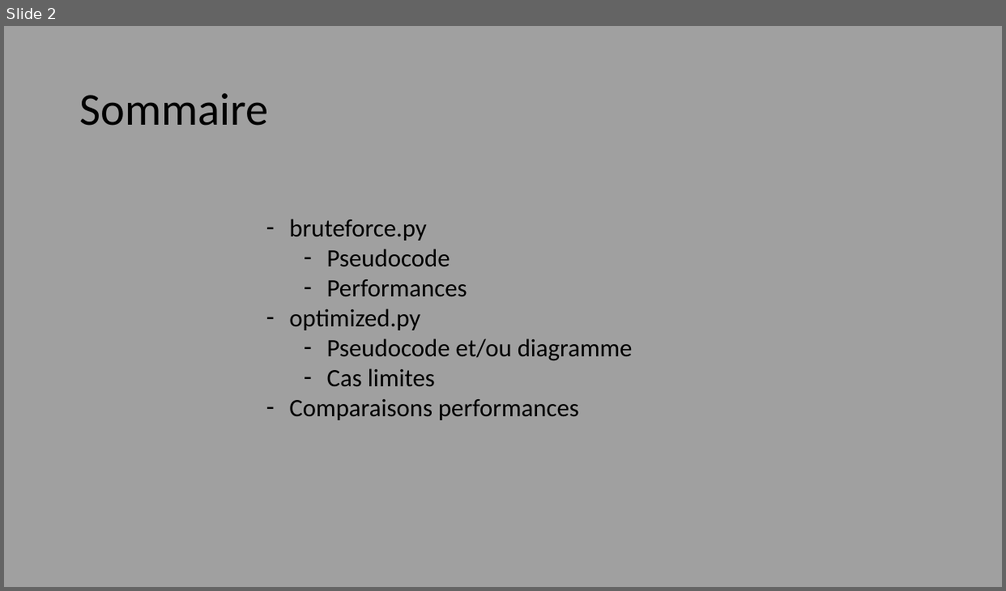
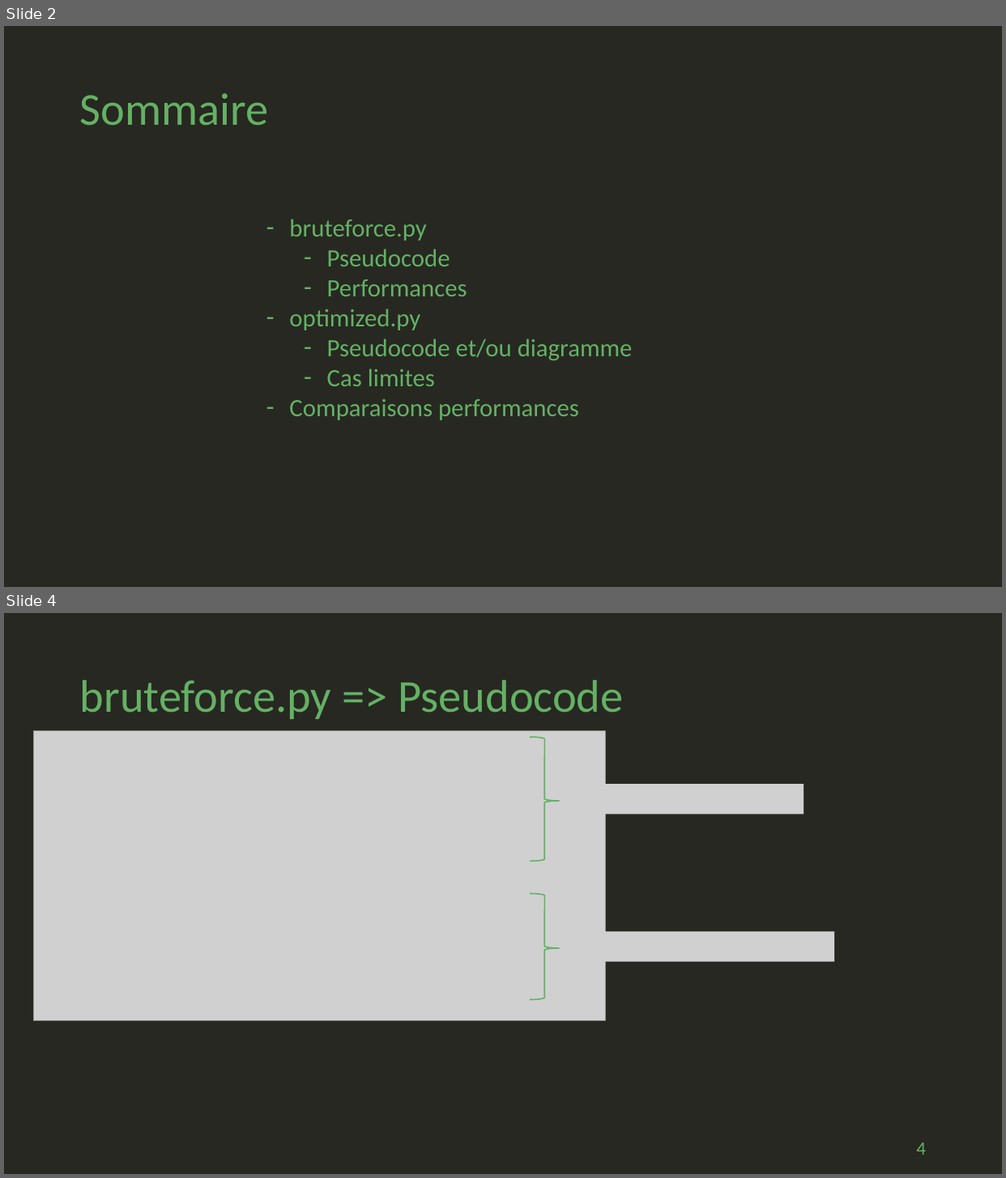
Before and after one commit to geoffrey-ll/OC_P07_Algorithmique, a slide deck: p07_slide.pptx. Shown one above the other, each under a label of ours: slide 2 before the commit, slides 2 and 4 after it; the slides between them are not shown. The pictures are 1006x591 and 1006x1178 pixels, drawn with LibreOffice and Linux fonts; fonts in the diff are those of the drawing; grey boxes stand for pictures. Boxes give left, top, right and bottom in pixels: in the first picture for what was removed or moved away, otherwise in the second. Text is boxed around its words. In the diff, an @@ line names an element or a change of style, - is before the commit and + after.

Commit message:
Slide avec le pseudoCode à jour.

```diff
--- a/p07_slide.pptx
+++ b/p07_slide.pptx
@@ slide 4 added at (4, 613, 1002, 1174), background #272822 @@
@@ title added at (80, 680, 623, 719), 44 pt, text #64B164 @@
+bruteforce.py => Pseudocode
@@ picture added at (33, 730, 605, 1020) @@
@@ right brace added at (530, 737, 560, 862), outline #64B164 1.25 pt @@
@@ picture added at (579, 784, 804, 814) @@
@@ right brace added at (530, 894, 560, 1000), outline #64B164 1.25 pt @@
@@ picture added at (579, 932, 835, 962) @@
@@ page number added at (916, 1143, 926, 1155), 18 pt, text #64B164 @@
+4
@@ slide 2 changed as well @@
@@ background #A0A0A0 to #272822 @@
@@ title "Sommaire" at (80, 93, 269, 126): text colour #000000 to #64B164 @@
@@ text "bruteforce.py" at (289, 219, 633, 420): text colour #000000 to #64B164 @@
```
Also in this commit, not shown: 9 other slides changed, 1 other file.
